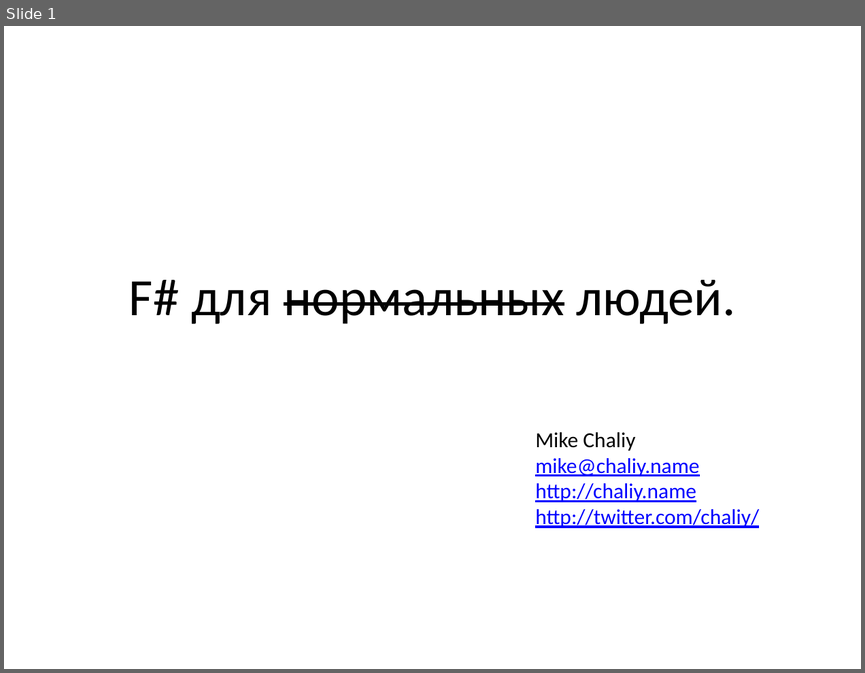
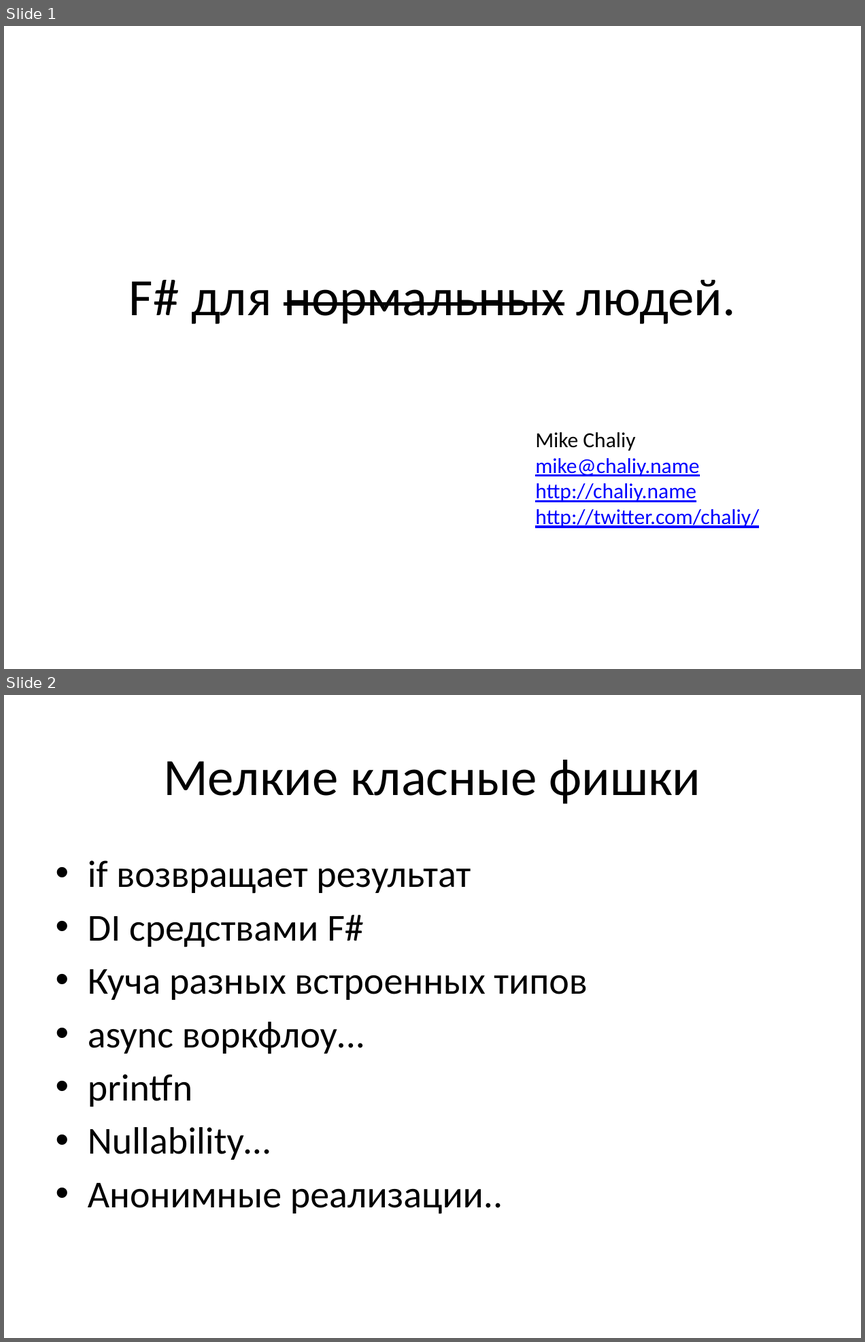
Before and after one commit to chaliy/my_talks, a slide deck: NormalFSharp/NormalFSharp.pptx. Shown one above the other, each under a label of ours: slide 1 before the commit, slides 1 and 2 after it. The pictures are 865x673 and 865x1342 pixels, drawn with LibreOffice and Linux fonts; fonts in the diff are those of the drawing. Boxes give left, top, right and bottom in pixels: in the first picture for what was removed or moved away, otherwise in the second. Text is boxed around its words. In the diff, an @@ line names an element or a change of style, - is before the commit and + after.

```diff
--- a/NormalFSharp/NormalFSharp.pptx
+++ b/NormalFSharp/NormalFSharp.pptx
@@ slide 2 added at <box>4,695,861,1338</box>, background #FFFFFF @@
@@ title added at <box>163,760,700,804</box>, 44 pt, text #000000 @@
+Мелкие класные фишки
@@ text added at <box>88,860,587,1214</box>, 32 pt, text #000000 @@
+• if возвращает результат
+• DI средствами F#
+• Куча разных встроенных типов
+• async воркфлоу...
+• printfn
+• Nullability…
+• Анонимные реализации..
```
Also in this commit, not shown: 1 other slide added.
